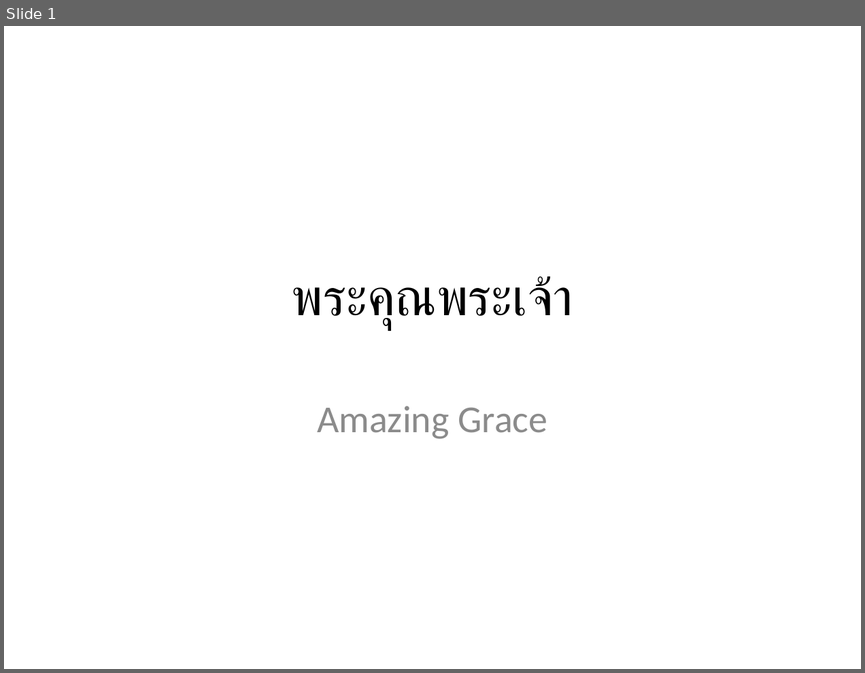
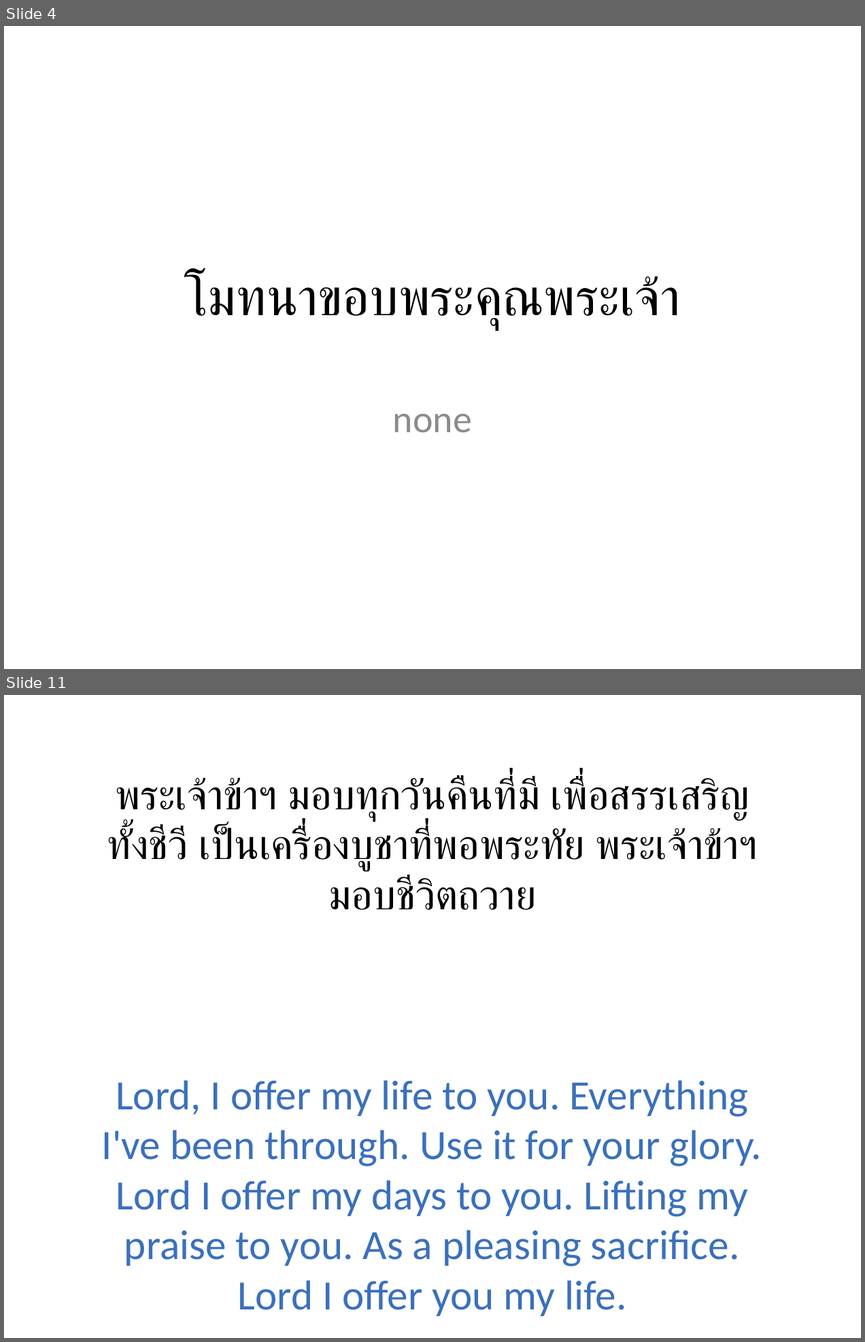
Before and after one commit to mightmay/songpptcreator, a slide deck: finishedppt/WorshipSongs.pptx. Shown one above the other, each under a label of ours: slide 1 before the commit, slides 4 and 11 after it; the slides between them are not shown. The pictures are 865x673 and 865x1342 pixels, drawn with LibreOffice and Linux fonts; fonts in the diff are those of the drawing. Boxes give left, top, right and bottom in pixels: in the first picture for what was removed or moved away, otherwise in the second. Text is boxed around its words. In the diff, an @@ line names an element or a change of style, - is before the commit and + after.

```diff
--- a/finishedppt/WorshipSongs.pptx
+++ b/finishedppt/WorshipSongs.pptx
@@ slide 11 added at <box>4,695,861,1338</box>, background #FFFFFF @@
@@ text added at <box>107,777,757,910</box>, 35 pt, text #000000 @@
+พระเจ้าข้าฯ มอบทุกวันคืนที่มี เพื่อสรรเสริญทั้งชีวี เป็นเครื่องบูชาที่พอพระทัย พระเจ้าข้าฯ มอบชีวิตถวาย
@@ text added at <box>102,1080,762,1316</box>, 35 pt, text #3A70BC @@
+Lord, I offer my life to you. Everything I've been through. Use it for your glory. Lord I offer my days to you. Lifting my praise to you. As a pleasing sacrifice. Lord I offer you my life.
@@ what was slide 1 is now slide 4 @@
@@ slide 4 changed as well @@
@@ title at <box>184,274,680,329</box>: text changed @@
-พระคุณพระเจ้า
+โมทนาขอบพระคุณพระเจ้า
@@ subtitle at <box>393,414,472,433</box>: text changed @@
-Amazing Grace
+none
```
Also in this commit, not shown: 14 other slides added, 12 slides removed, 4 other files.
